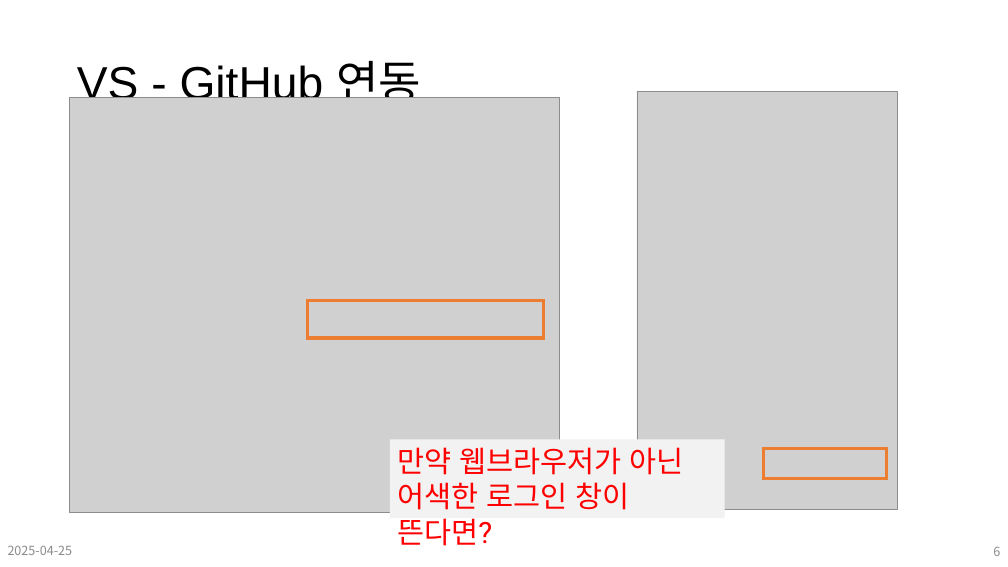
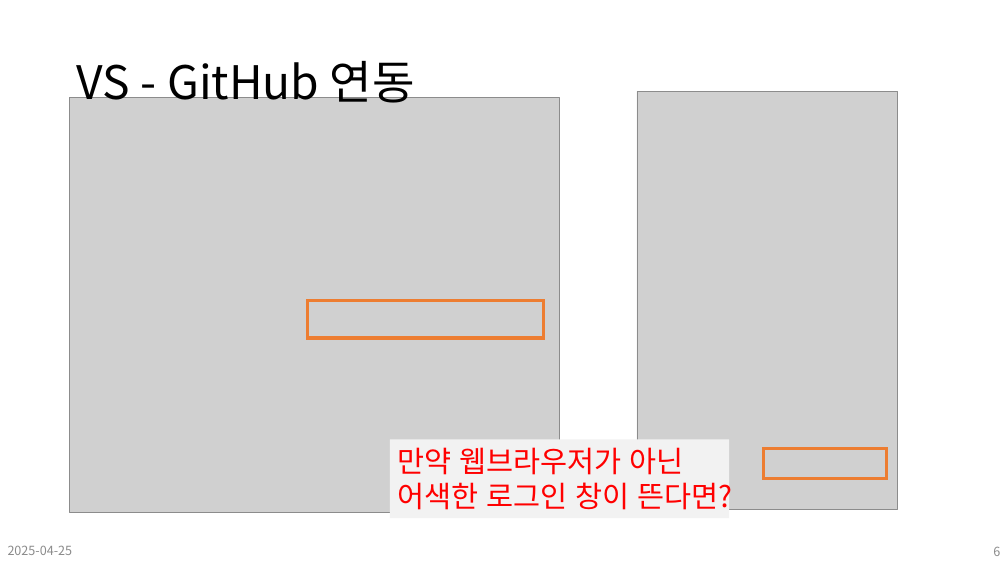
Before and after one commit to Leader-Lesson/KDT_SF_Short_5th, a slide deck: slide 6 of material/07_CSharp_VS_Git.pptx. Drawn at 1008x567 pixels with LibreOffice and Linux fonts; fonts in the diff are those of the drawing; grey boxes stand for pictures; background and template pictures are left out. Boxes give left, top, right and bottom in pixels: in the first picture for what was removed or moved away, otherwise in the second. Text is boxed around its words. In the diff, an @@ line names an element or a change of style, - is before the commit and + after.

```diff
--- a/material/07_CSharp_VS_Git.pptx
+++ b/material/07_CSharp_VS_Git.pptx
@@ title "VS - GitHub 연동" at [77, 61, 415, 111]: font Arial to Noto Sans CJK KR @@
@@ rectangle "만약 웹브라우저가 아닌": place and size @@
-rectangle "만약 웹브라우저가 아닌" at [390, 439, 725, 518]
+rectangle "만약 웹브라우저가 아닌" at [390, 439, 730, 518]
@@ rectangle "만약 웹브라우저가 아닌" at [390, 439, 730, 518]: font Roboto to Noto Sans CJK KR @@
```
Also in this commit, not shown: 23 other slides changed, 13 other files.
